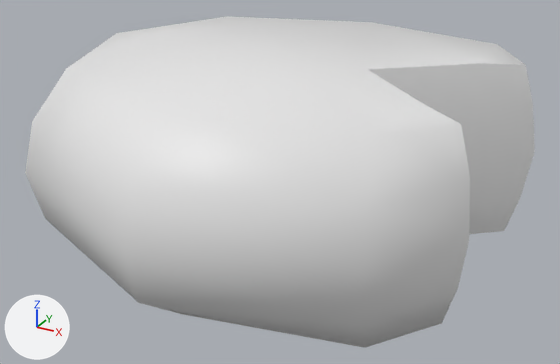
One commit to the FBX model Dish-Dwellers-TCC/Assets/Models/Saulo/Cheese.fbx: the scene before it, then after it.
Rendered twice from a 50 mm camera at (-6.186, -0.551, 0.605) aimed at (-6.542, 0.097, 0.281). The axes (+X, +Y, +Z) are drawn at lower left. The lights are the same throughout. Where no turn or scale is listed for an object, it has been applied to the vertices.

The first picture shows 'Cheese'.
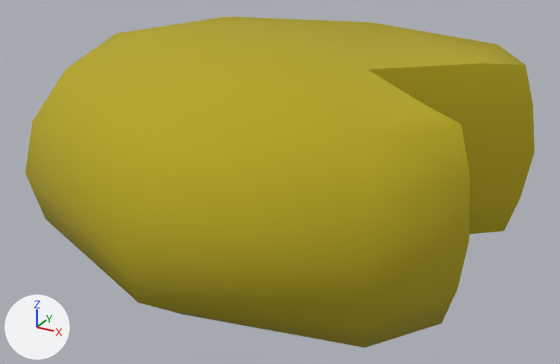
The edits, one by one:
Picture 'StrawTexture.png' (img_strawtexture_png) is new.
Material 'Straw' (mat_straw) is new.
Its texture is img_strawtexture_png (with its transparency).
Its roughness is 1.0.
me_cheese has 64 vertices, 64 faces and spans x -0.247..0.237, y -0.261..0.26, z -0.101..0.101.
me_cheese now uses material mat_straw (picture img_strawtexture_png).

Location of each change, [x1, y1, x2, y2] in pixels of the pictures (560 x 364 px):
'Cheese', recoloured (white to yellow)
    both: [25, 16, 535, 348]
